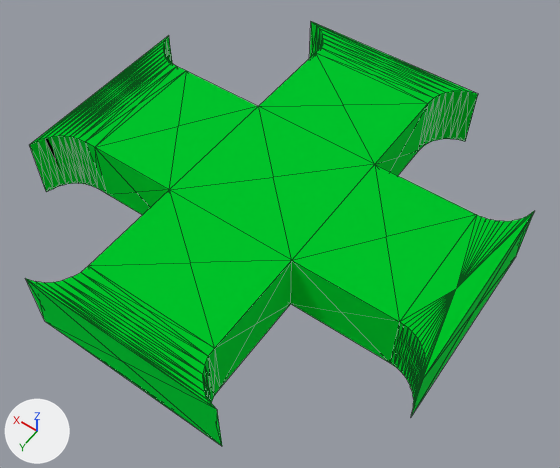
The glTF model front-end/public/assets/models/vaisseau_heal.glb as it was, and as the next commit left it.
Before and after are seen from a 50 mm lens placed at (-8.41, 11.47, 17.68), pointed at (-0.56, 0.48, 0.41). The lights are fixed; the arrows at lower left show +X, +Y and +Z. Mesh edges are drawn as thin lines.

Before the edit, the objects in view are built like this:
```python
me_cube_001 = bpy.data.meshes.new('Cube.001')
me_cube_001.from_pydata(...)  # 312 vertices, 620 faces; spans x -6.27..6.3, y -6.25..6.24, z -0.03..2.01
me_cube_001.materials.append(mat_matériau)  # green #00e748
ob_cube = bpy.data.objects.new('Cube', me_cube_001)
ob_cube.location = (0.0, 0.0, 0.0)
```
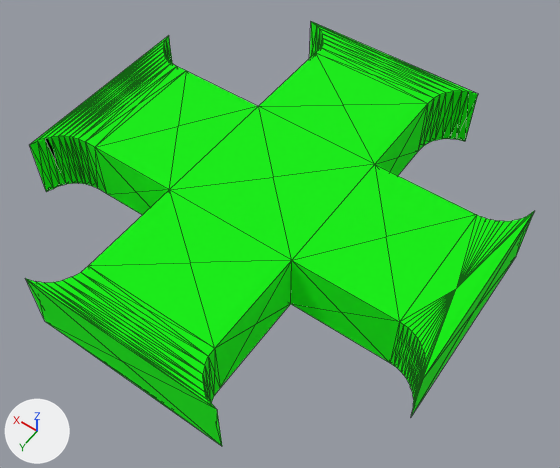
The edits, one by one:
Picture 'vert' (img_vert) is new.
Material 'Matériau.001' (mat_matériau_001) is new.
Its texture is img_vert.
Its metallic is 1.0.
Its roughness is 1.0.
me_cube_001 has 312 vertices, 620 faces and spans x -6.27..6.3, y -6.25..6.24, z -0.03..2.01.
me_cube_001 no longer uses material mat_matériau (green #00e748).
me_cube_001 now uses material mat_matériau_001 (picture img_vert).

Boxes [x1, y1, x2, y2] around the edits, measured in the pictures (560 x 468 px):
'Cube', recoloured
    both: [26, 22, 534, 446]
